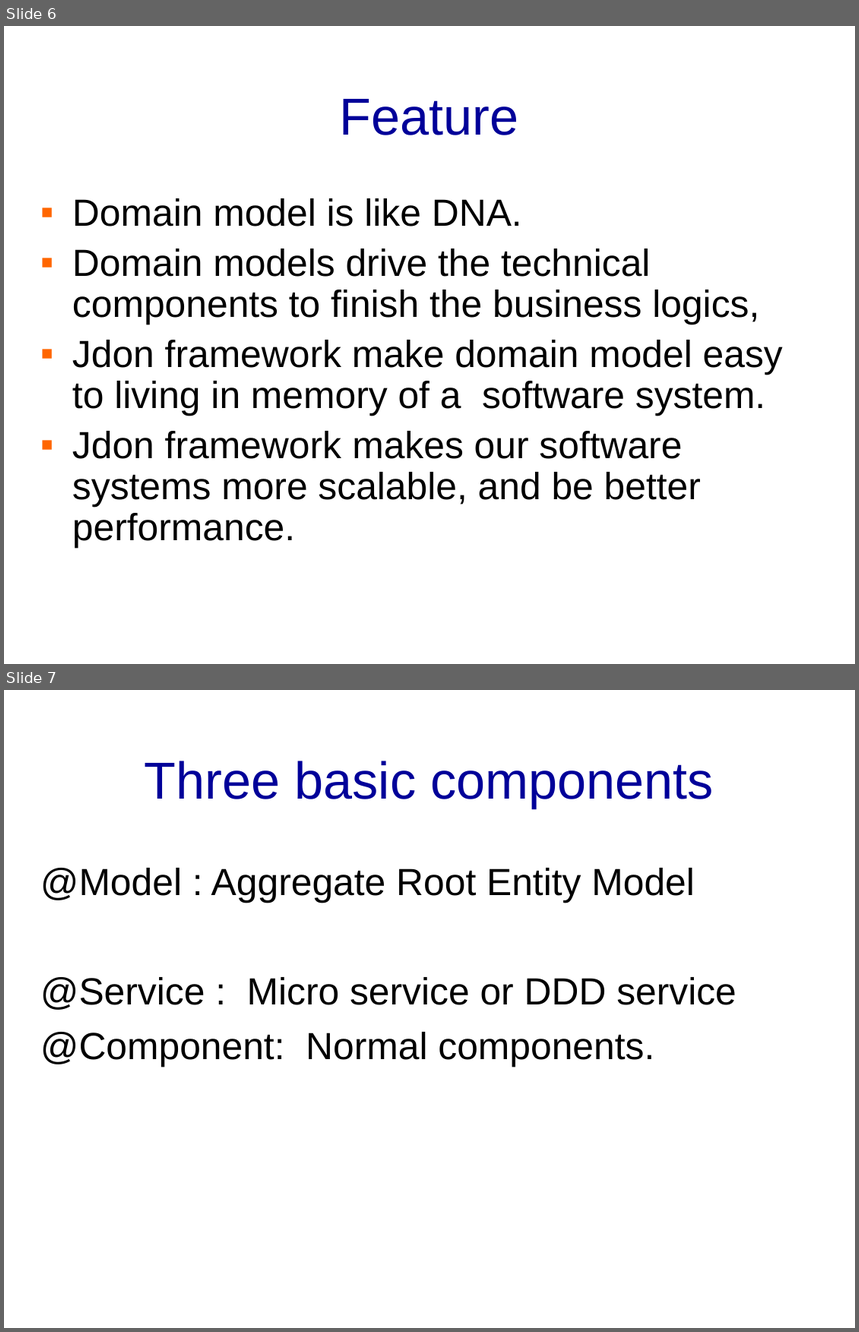
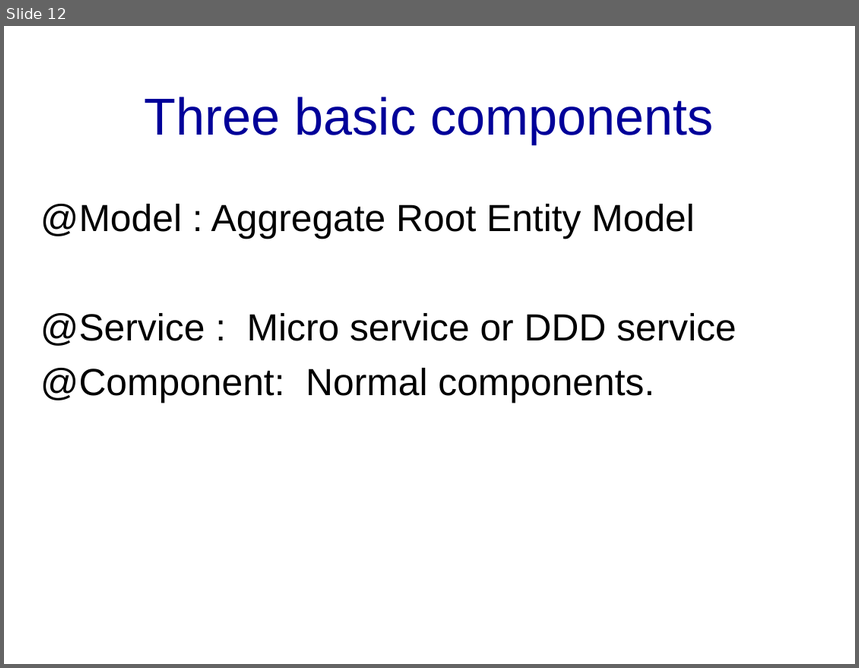
Before and after one commit to banq/jdonframework, a slide deck: doc/english/JdonFramework.ppt. Shown one above the other, each under a label of ours: slides 6 and 7 before the commit, slide 12 after it. The pictures are 859x1332 and 859x668 pixels, drawn with LibreOffice and Linux fonts; fonts in the diff are those of the drawing; background and template pictures are left out. Boxes give left, top, right and bottom in pixels: in the first picture for what was removed or moved away, otherwise in the second. Text is boxed around its words. In the diff, an @@ line names an element or a change of style, - is before the commit and + after.

```diff
--- a/doc/english/JdonFramework.ppt
+++ b/doc/english/JdonFramework.ppt
@@ slide 6 removed at (4,26,855,664), background picture (left out) @@
@@ title removed at (340,99,519,135) @@
-Feature
@@ text removed at (72,199,783,548) @@
-▪ Domain model is like DNA.
-▪ Domain models drive the technical components to finish the business logics,
-▪ Jdon framework make domain model easy to living in memory of a software system.
-▪ Jdon framework makes our software systems more scalable, and be better performance.
@@ what was slide 7 is now slide 12 @@
```
Also in this commit, not shown: 1 slide changed, 6 slides added.
